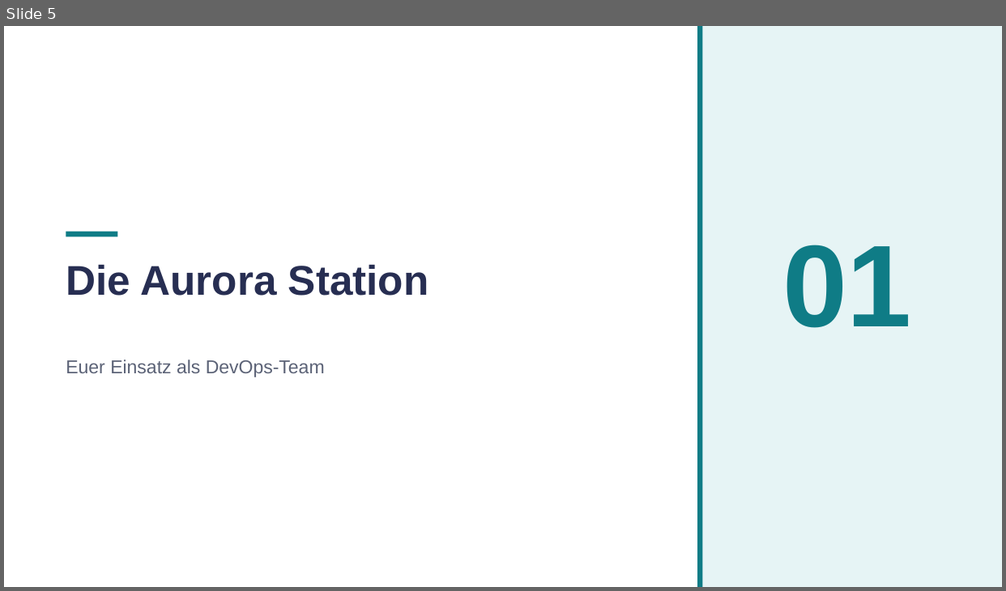
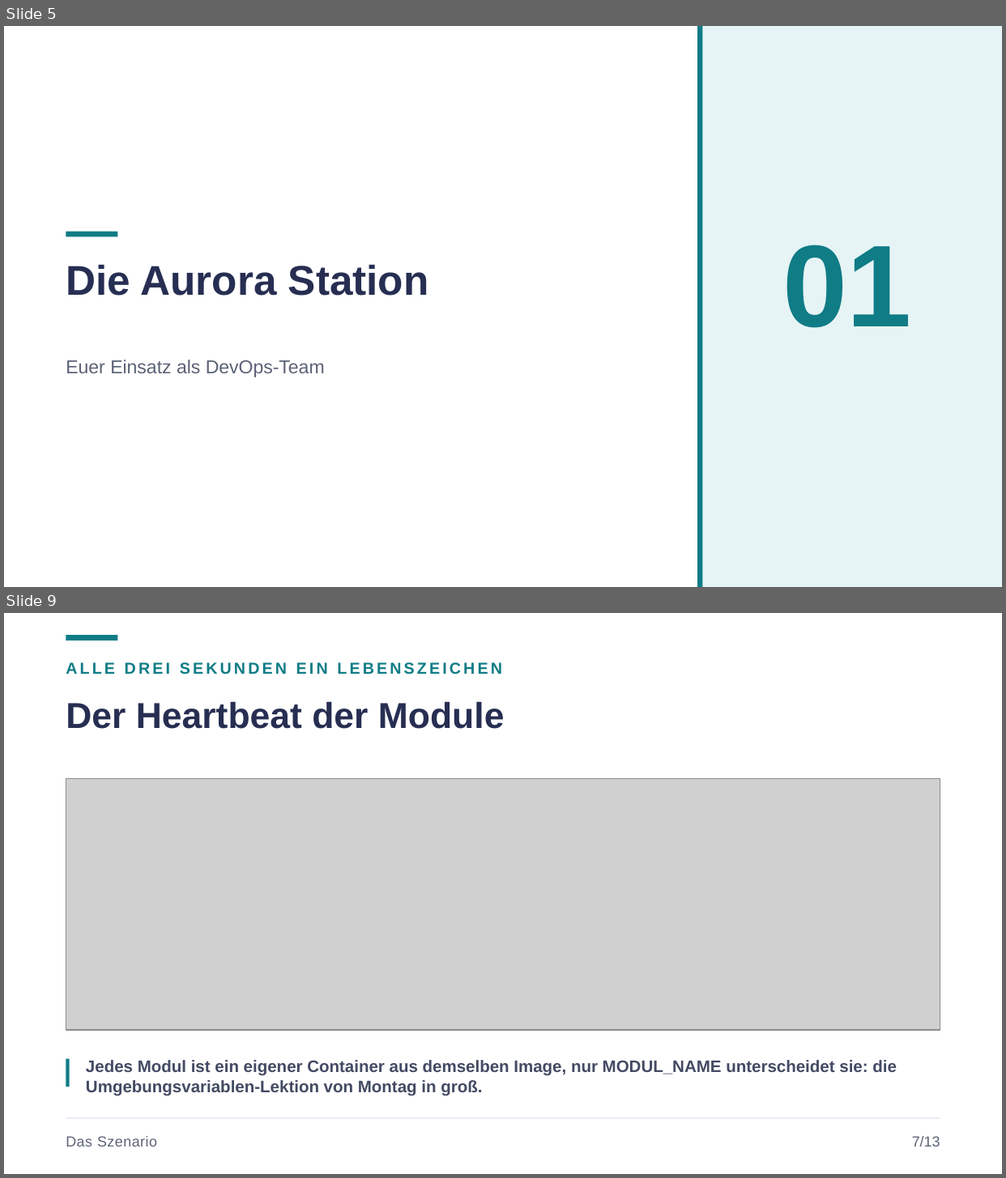
Before and after one commit to JacobMenge/kurs-unterlagen, a slide deck: folien/08-docker-praxis.pptx. Shown one above the other, each under a label of ours: slide 5 before the commit, slides 5 and 9 after it; the slides between them are not shown. The pictures are 1006x591 and 1006x1178 pixels, drawn with LibreOffice and Linux fonts; fonts in the diff are those of the drawing; grey boxes stand for pictures. Boxes give left, top, right and bottom in pixels: in the first picture for what was removed or moved away, otherwise in the second. Text is boxed around its words. In the diff, an @@ line names an element or a change of style, - is before the commit and + after.

```diff
--- a/folien/08-docker-praxis.pptx
+++ b/folien/08-docker-praxis.pptx
@@ slide 9 added at <box>4,613,1002,1174</box>, background #FFFFFF @@
@@ rectangle added at <box>66,635,117,641</box>, fill #0F7C86 @@
@@ text added at <box>66,662,502,675</box>, 11.5 pt, text #0F7C86, bold @@
+ALLE DREI SEKUNDEN EIN LEBENSZEICHEN
@@ text added at <box>66,701,505,729</box>, 26 pt, text #272E52, bold @@
+Der Heartbeat der Module
@@ picture added at <box>66,779,940,1030</box> @@
@@ rectangle added at <box>66,1059,70,1087</box>, fill #0F7C86 @@
@@ text added at <box>86,1060,897,1097</box>, 12 pt, text #434A63, bold @@
+Jedes Modul ist ein eigener Container aus demselben Image, nur MODUL_NAME unterscheidet sie: die Umgebungsvariablen-Lektion von Montag in groß.
@@ line added from (66, 1119) to (940, 1119), #DFE3F0 0.75 pt @@
@@ text added at <box>66,1136,157,1147</box>, 10.5 pt, text #5C6377 @@
+Das Szenario
@@ text added at <box>912,1136,940,1147</box>, 10.5 pt, text #5C6377 @@
+7/13
```
Also in this commit, not shown: 15 slides changed, 29 other files.
